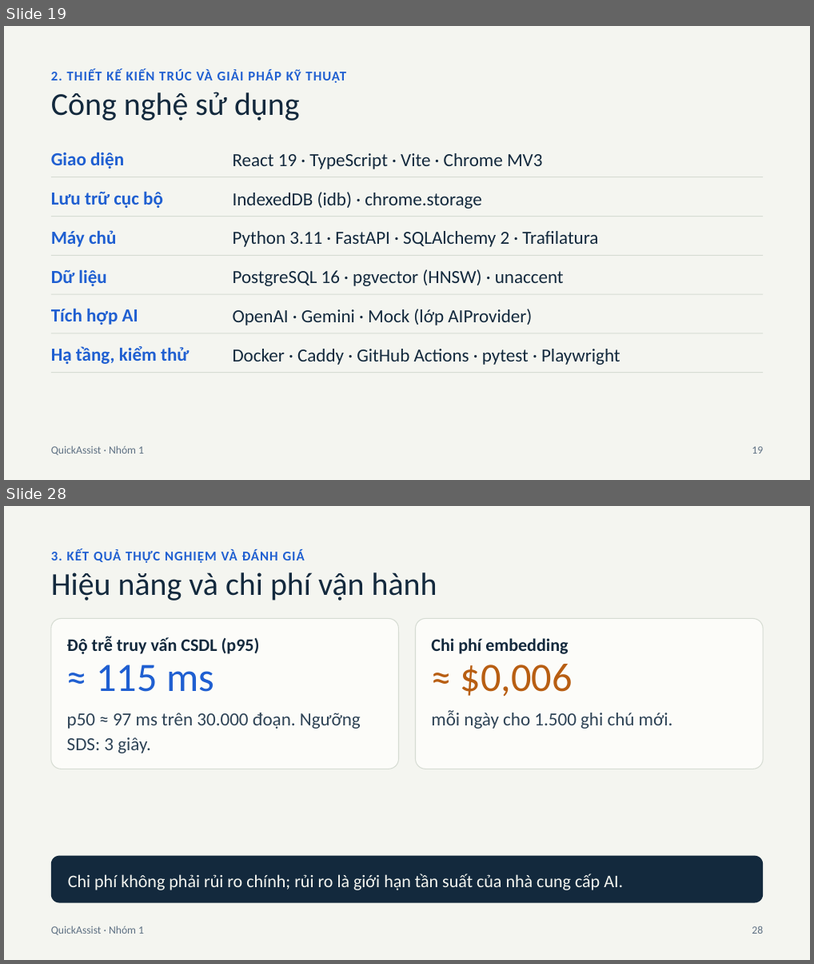
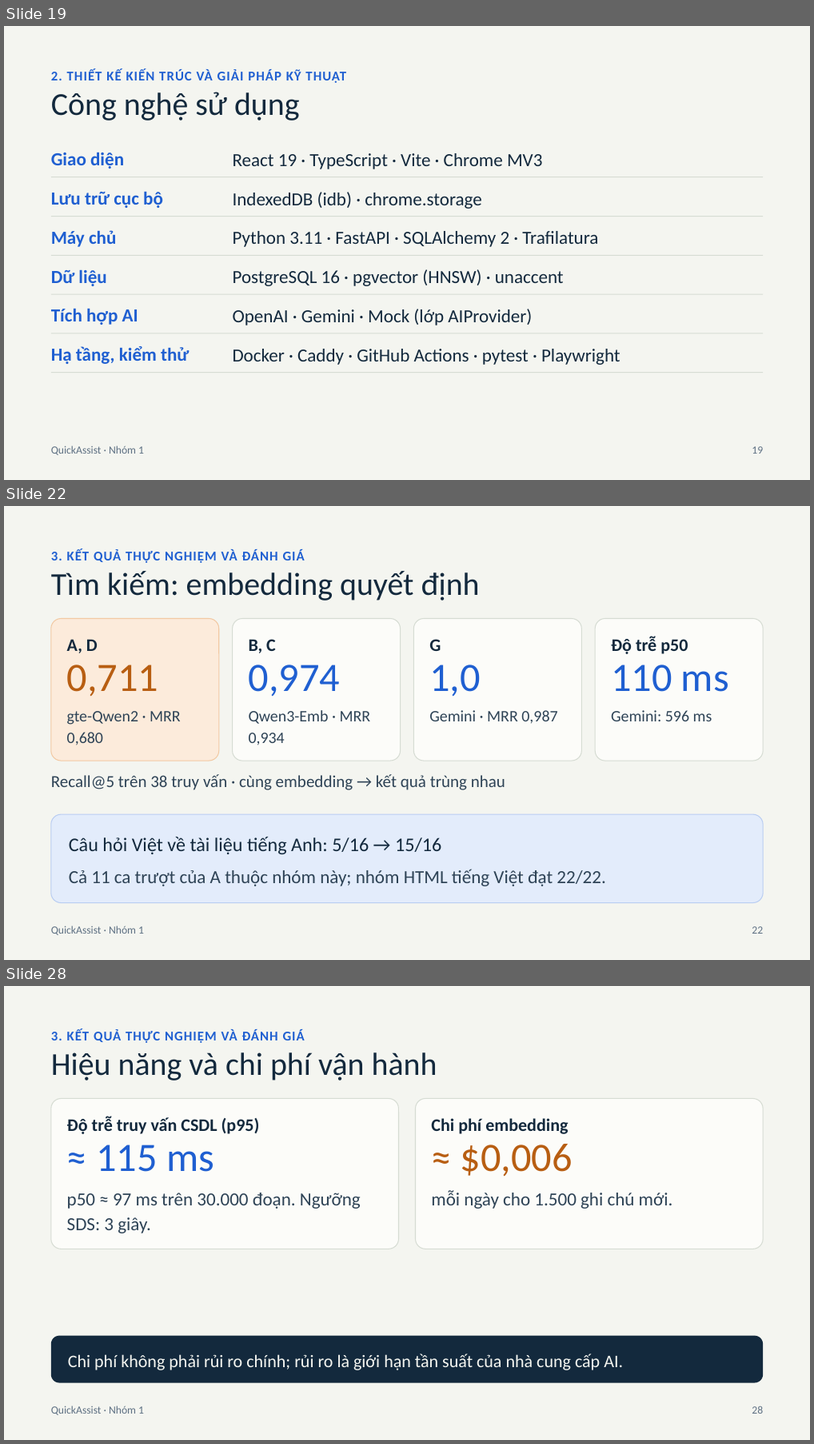
Before and after one commit to watashiwalds/quick-assist-ext, a slide deck: docs/specs/Presentation_Nhom01.pptx. Shown one above the other, each under a label of ours: slides 19 and 28 before the commit, slides 19, 22 and 28 after it; the slides between them are not shown. The pictures are 814x964 and 814x1444 pixels, drawn with LibreOffice and Linux fonts; fonts in the diff are those of the drawing. Boxes give left, top, right and bottom in pixels: in the first picture for what was removed or moved away, otherwise in the second. Text is boxed around its words. In the diff, an @@ line names an element or a change of style, - is before the commit and + after.

```diff
--- a/docs/specs/Presentation_Nhom01.pptx
+++ b/docs/specs/Presentation_Nhom01.pptx
@@ slide 22 added at bbox=[4, 506, 810, 960], background #F4F5F0 @@
@@ text added at bbox=[51, 550, 305, 563], 16 pt, text #1F5FD1, bold @@
+3. KẾT QUẢ THỰC NGHIỆM VÀ ĐÁNH GIÁ
@@ text added at bbox=[51, 571, 480, 600], 38 pt, text #13293D @@
+Tìm kiếm: embedding quyết định
@@ rounded rectangle added at bbox=[51, 619, 219, 760], fill #FCEBDB, outline #F2C9A3 1 pt @@
@@ rounded rectangle added at bbox=[233, 619, 401, 760], fill #FCFCF9, outline #D6DCD3 1 pt @@
@@ rounded rectangle added at bbox=[414, 619, 582, 760], fill #FCFCF9, outline #D6DCD3 1 pt @@
@@ rounded rectangle added at bbox=[596, 619, 764, 760], fill #FCFCF9, outline #D6DCD3 1 pt @@
@@ text added at bbox=[67, 639, 98, 653], 21 pt, text #13293D, bold @@
+A, D
@@ text added at bbox=[249, 639, 276, 653], 21 pt, text #13293D, bold @@
+B, C
@@ text added at bbox=[430, 639, 441, 651], 21 pt, text #13293D, bold @@
+G
@@ text added at bbox=[611, 636, 688, 654], 21 pt, text #13293D, bold @@
+Độ trễ p50
@@ text added at bbox=[67, 664, 159, 696], 48 pt, text #B85E12 @@
+0,711
@@ text added at bbox=[249, 664, 341, 696], 48 pt, text #1F5FD1 @@
+0,974
@@ text added at bbox=[430, 664, 481, 696], 48 pt, text #1F5FD1 @@
+1,0
@@ text added at bbox=[611, 664, 730, 692], 48 pt, text #1F5FD1 @@
+110 ms
@@ text added at bbox=[67, 711, 181, 745], 19 pt, text #2E4356 @@
+gte-Qwen2 · MRR 0,680
@@ text added at bbox=[249, 710, 371, 745], 19 pt, text #2E4356 @@
+Qwen3-Emb · MRR 0,934
@@ text added at bbox=[430, 710, 558, 724], 19 pt, text #2E4356 @@
+Gemini · MRR 0,987
@@ text added at bbox=[611, 710, 713, 721], 19 pt, text #2E4356 @@
+Gemini: 596 ms
@@ text added at bbox=[51, 774, 506, 790], 20 pt, text #2E4356 @@
+Recall@5 trên 38 truy vấn · cùng embedding → kết quả trùng nhau
@@ rounded rectangle added at bbox=[51, 814, 764, 902], fill #E3ECFB, outline #B9CDF2 1 pt @@
@@ text added at bbox=[69, 836, 442, 854], 23 pt, text #13293D @@
+Câu hỏi Việt về tài liệu tiếng Anh: 5/16 → 15/16
@@ text added at bbox=[69, 868, 606, 886], 22 pt, text #2E4356 @@
+Cả 11 ca trượt của A thuộc nhóm này; nhóm HTML tiếng Việt đạt 22/22.
@@ text added at bbox=[51, 925, 144, 935], 13 pt, text #5F7184 @@
+QuickAssist · Nhóm 1
@@ text added at bbox=[752, 926, 763, 933], 13 pt, text #5F7184 @@
+22
```
Also in this commit, not shown: 5 slides changed, 5 other slides added, 6 slides removed, 4 other files.
